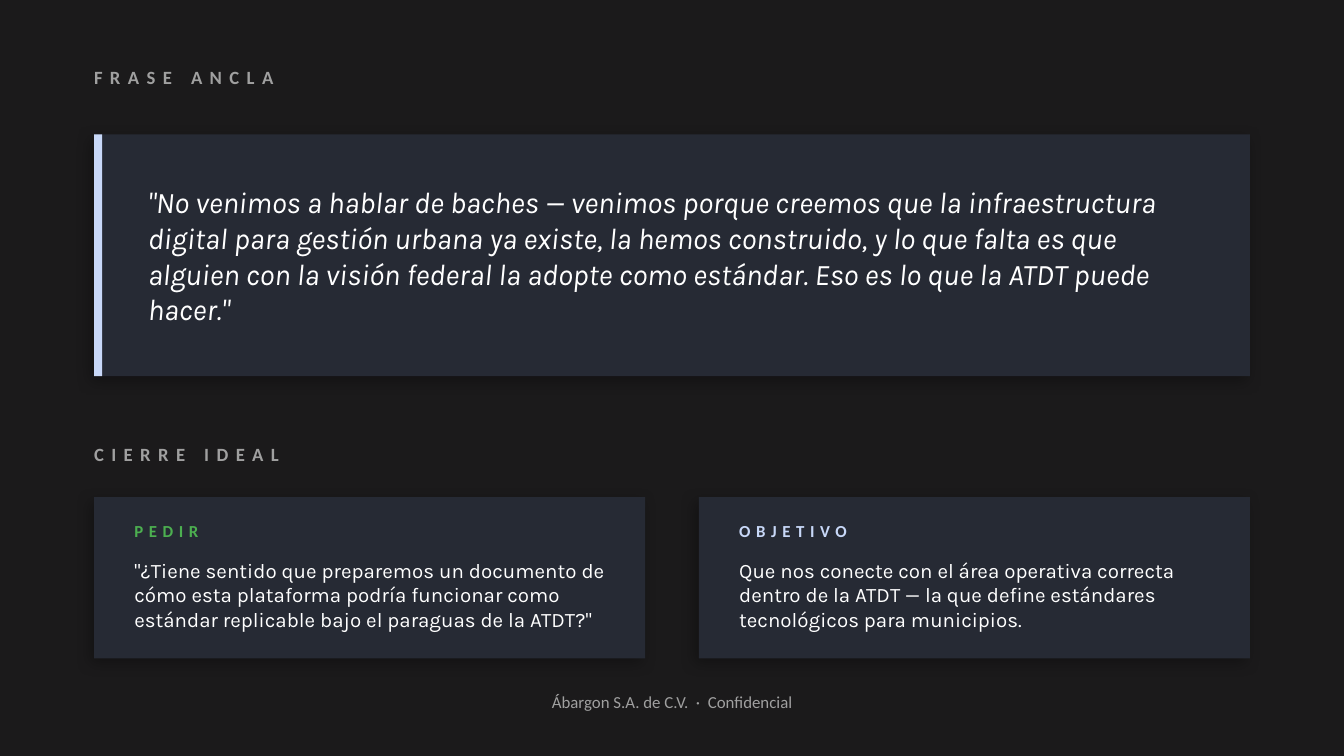
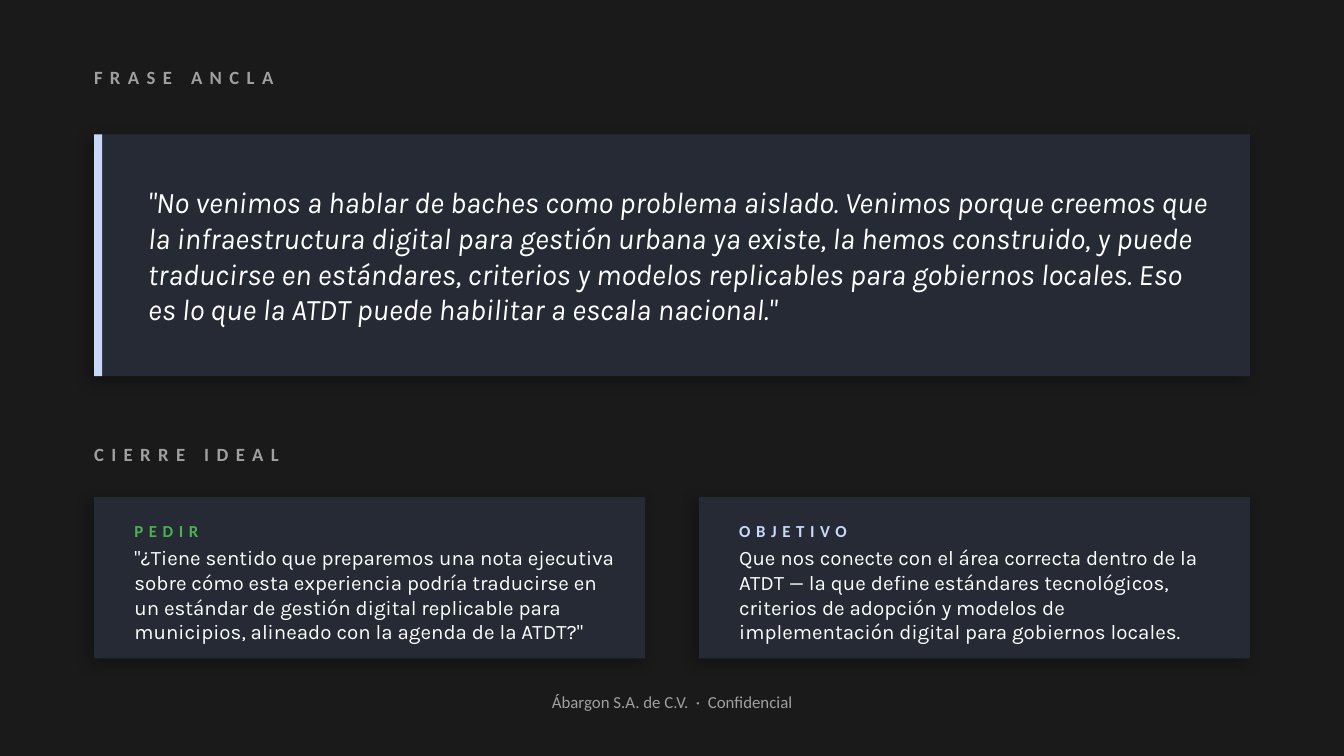
Before and after one commit to jcariasm/abar-vault, a slide deck: slide 9 of leads/juan-carlos-bautista-jacobo/call-prep-bautista-jacobo-atdt.pptx. Drawn at 1344x756 pixels with LibreOffice and Linux fonts; fonts in the diff are those of the drawing. Boxes give left, top, right and bottom in pixels: in the first picture for what was removed or moved away, otherwise in the second. Text is boxed around its words. In the diff, an @@ line names an element or a change of style, - is before the commit and + after.

Commit message:
Refine ATDT lead positioning language

```diff
--- a/leads/juan-carlos-bautista-jacobo/call-prep-bautista-jacobo-atdt.pptx
+++ b/leads/juan-carlos-bautista-jacobo/call-prep-bautista-jacobo-atdt.pptx
@@ text at (x1=148, y1=192, x2=1208, y2=327): text changed @@
-"No venimos a hablar de baches — venimos porque creemos que la infraestructura digital para gestión urbana ya existe, la hemos construido, y lo que falta es que alguien con la visión federal la adopte como estándar. Eso es lo que la ATDT puede hacer."
+"No venimos a hablar de baches como problema aislado. Venimos porque creemos que la infraestructura digital para gestión urbana ya existe, la hemos construido, y puede traducirse en estándares, criterios y modelos replicables para gobiernos locales. Eso es lo que la ATDT puede habilitar a escala nacional."
@@ text at (x1=134, y1=551, x2=614, y2=644): text changed @@
-"¿Tiene sentido que preparemos un documento de cómo esta plataforma podría funcionar como estándar replicable bajo el paraguas de la ATDT?"
+"¿Tiene sentido que preparemos una nota ejecutiva sobre cómo esta experiencia podría traducirse en un estándar de gestión digital replicable para municipios, alineado con la agenda de la ATDT?"
@@ text at (x1=739, y1=549, x2=1197, y2=644): text changed @@
-Que nos conecte con el área operativa correcta dentro de la ATDT — la que define estándares tecnológicos para municipios.
+Que nos conecte con el área correcta dentro de la ATDT — la que define estándares tecnológicos, criterios de adopción y modelos de implementación digital para gobiernos locales.
```
Also in this commit, not shown: 6 other slides changed, 4 other files.
